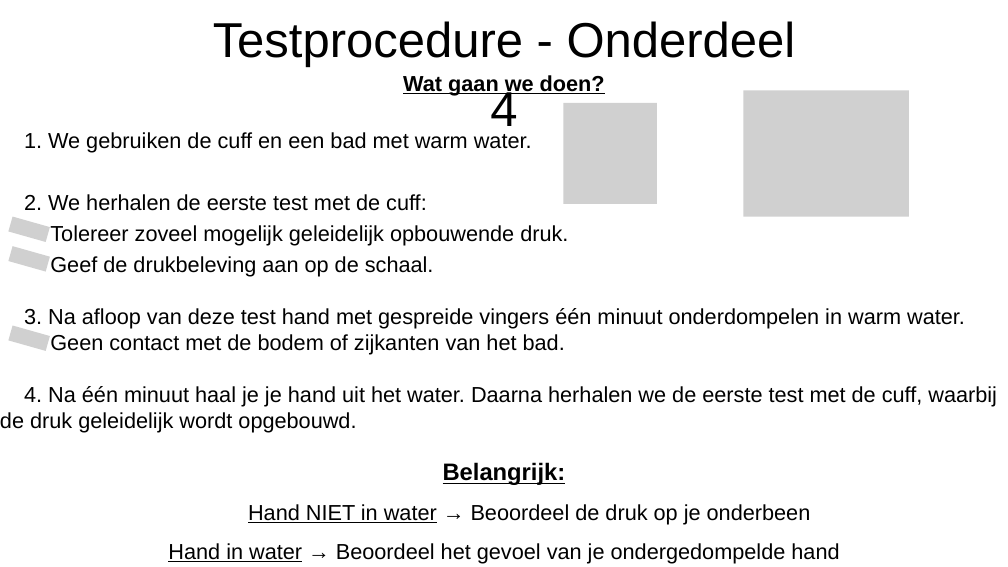
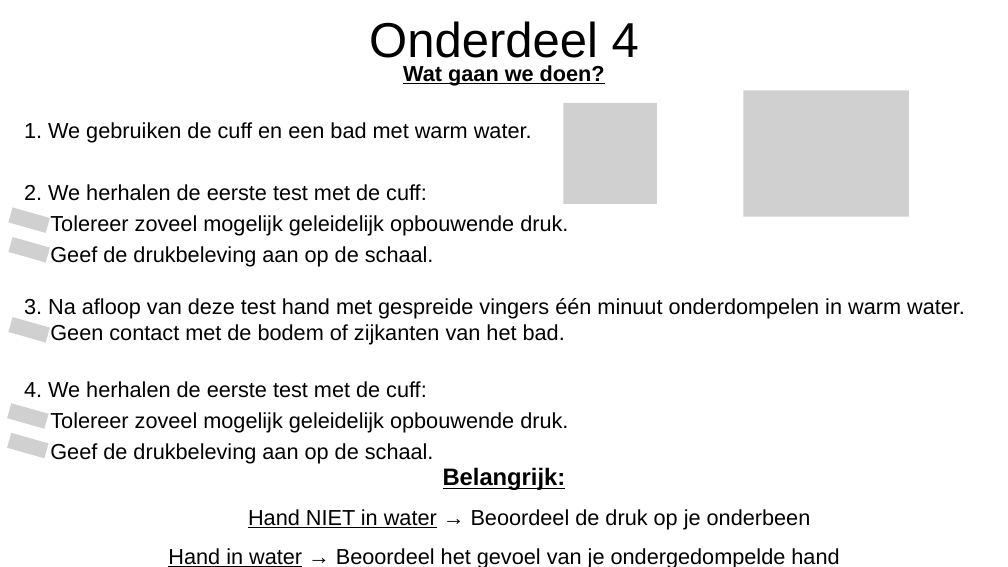
Before and after one commit to LabBench-Society/Protocols.Beta, a slide deck: slide 4 of docs/kuleuven.gbiomed.LaBGAS.SynapsWP2.v1/CPAInstructions_NL.pptx. Drawn at 1008x567 pixels with LibreOffice and Linux fonts; fonts in the diff are those of the drawing; grey boxes stand for pictures. Boxes give left, top, right and bottom in pixels: in the first picture for what was removed or moved away, otherwise in the second. Text is boxed around its words. In the diff, an @@ line names an element or a change of style, - is before the commit and + after.

```diff
--- a/docs/kuleuven.gbiomed.LaBGAS.SynapsWP2.v1/CPAInstructions_NL.pptx
+++ b/docs/kuleuven.gbiomed.LaBGAS.SynapsWP2.v1/CPAInstructions_NL.pptx
@@ text at box(369, 21, 639, 67): text changed @@
-Testprocedure - Onderdeel 4
+Onderdeel 4
@@ text "Wat gaan we doen?": place and size @@
-text "Wat gaan we doen?" at box(0, 75, 997, 564)
+text "Wat gaan we doen?" at box(24, 65, 965, 567)
@@ 3 pictures: place and size @@
-3 pictures at box(8, 217, 50, 351)
+3 pictures at box(8, 208, 50, 343)
@@ text at box(24, 381, 568, 464): text changed @@
-4. Na één minuut haal je je hand uit het water. Daarna herhalen we de eerste test met de cuff, waarbij de druk geleidelijk wordt opgebouwd.
+4. We herhalen de eerste test met de cuff:
+Tolereer zoveel mogelijk geleidelijk opbouwende druk.
+Geef de drukbeleving aan op de schaal.
@@ picture added at box(7, 403, 49, 429) @@
@@ picture added at box(7, 433, 49, 459) @@
```
Also in this commit, not shown: 3 other slides changed, 6 other files.
